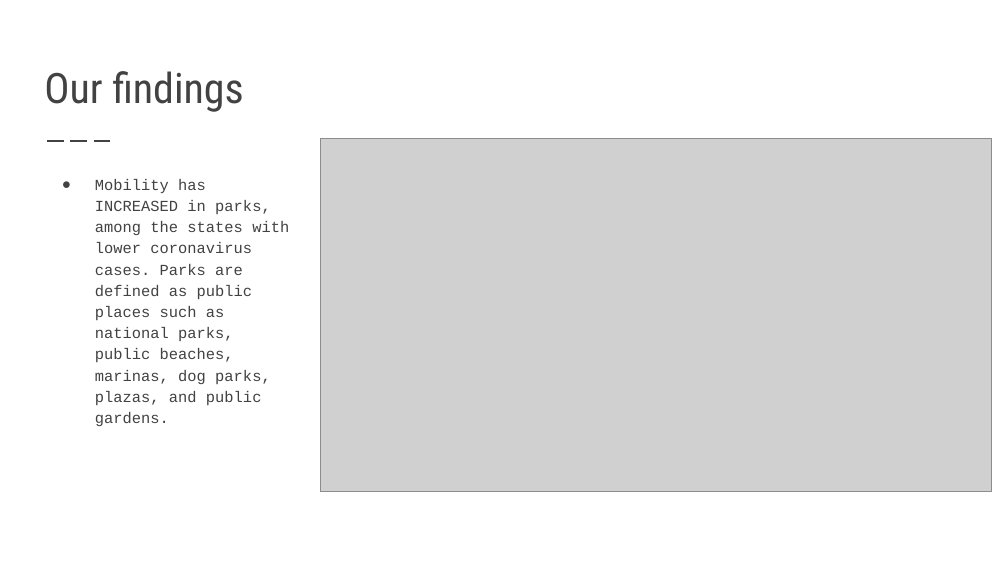
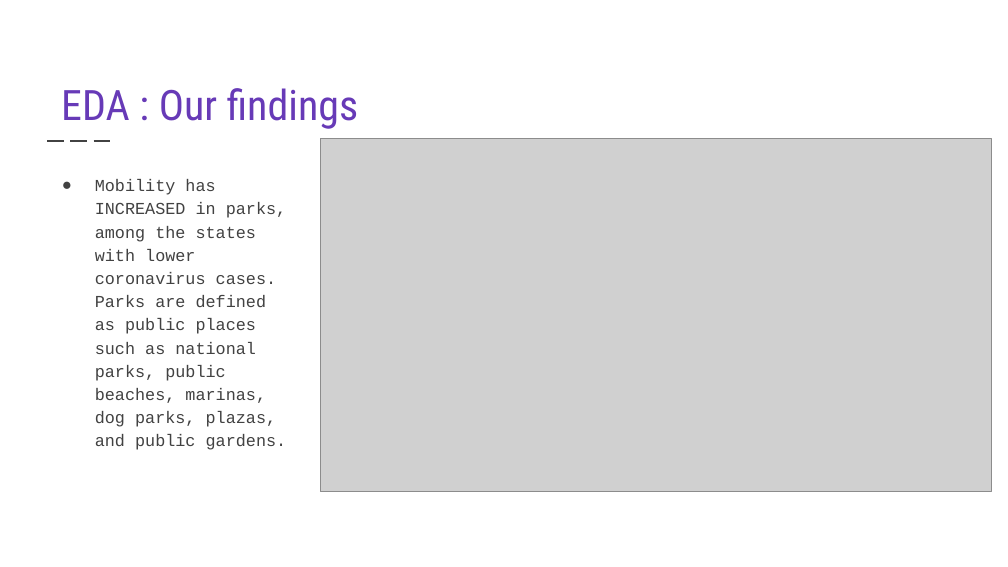
Before and after one commit to VardhiniM/COVID-19-Hackathon, a slide deck: slide 7 of Order of Phoenix.pptx. Drawn at 1008x567 pixels with LibreOffice and Linux fonts; fonts in the diff are those of the drawing; grey boxes stand for pictures. Boxes give left, top, right and bottom in pixels: in the first picture for what was removed or moved away, otherwise in the second. Text is boxed around its words. In the diff, an @@ line names an element or a change of style, - is before the commit and + after.

```diff
--- a/Order of Phoenix.pptx
+++ b/Order of Phoenix.pptx
@@ text at box(61, 88, 359, 129): text changed; text colour #424242 to #673AB7 @@
-Our findings
+EDA : Our findings
@@ text "Mobility has INCREASED in parks, ..." at box(95, 179, 287, 450): size 11 to 12 pt @@
```
Also in this commit, not shown: 10 other slides changed, 1 slide added, 2 slides removed.
